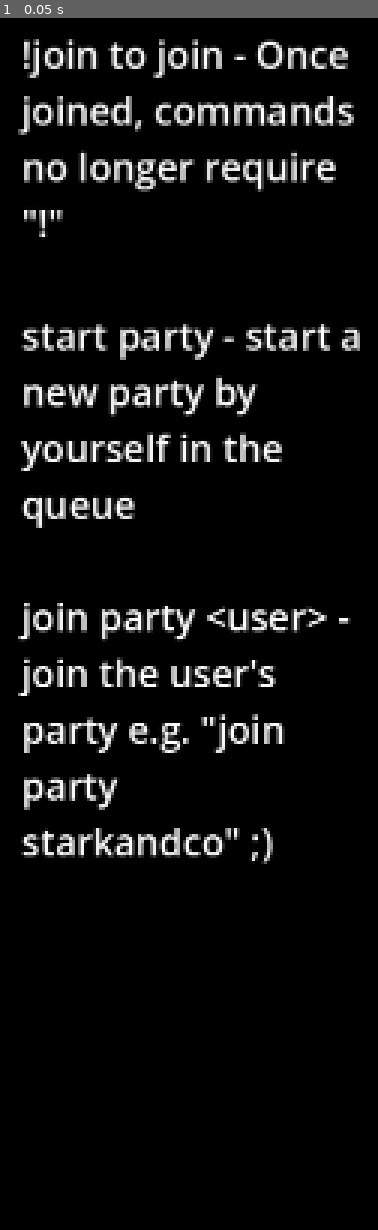
Above: before the commit, frame 1.
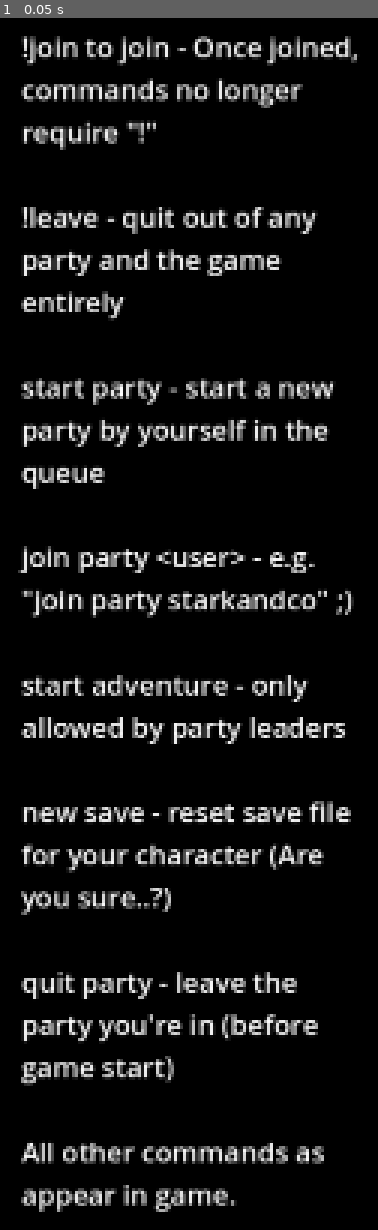
Above: after the commit, the same moment.

Repository: Starkandco/Twitch-RPG-Game
Game: Godot game, scene res://Core/main_scene.tscn
The game is run twice, just before and just after one commit, with the same random seed, the same clock (stepped at 60 frames per second) and the same inputs.
Inputs:
- Up to frame 1 (0.05 s): no input

The runs differ from the first frame. In frame 1, 21% of the frame differs, in the area x 4-96%, y 1-99%.

Commit message:
Minor fixes

Diff:
--- a/Chatters/Chatter/Player.gd
+++ b/Chatters/Chatter/Player.gd
@@ -33,11 +33,11 @@
 signal turn_over
 
 func _ready():
-	$Name.text = user
 	fight_UI.fight_started.connect(_toggle_combat)
 	fight_UI.fight_over.connect(_toggle_combat)
 	inventory.load_potions(potions)
 	turn_over.connect(_hide_name)
+	$Name.text = user
 	if name != "Player":
 		$Camera2D.enabled = false
 	else:
@@ -126,6 +126,7 @@
 func _return_dict_for_save():
 	var save_dict = {
 	"filename" : get_scene_file_path(),
+	"user" : user,
 	"attack" : strength,
 	"defense" : defense,
 	"health" : health,
@@ -190,7 +191,7 @@
 		turn_over.emit()
 
 func _can_use_magic(cost):
-	return mana - cost > 0
+	return mana - cost >= 0
 
 func _decrease_mana(value):
 	mana -= value
--- a/Core/main_scene.tscn
+++ b/Core/main_scene.tscn
@@ -70,12 +70,22 @@
 [node name="Label" type="Label" parent="UI/MarginContainer/VBoxContainer"]
 custom_minimum_size = Vector2(280, 0)
 layout_mode = 2
-theme_override_font_sizes/font_size = 30
+theme_override_font_sizes/font_size = 22
 text = "!join to join - Once joined, commands no longer require \"!\"
+
+!leave - quit out of any party and the game entirely
 
 start party - start a new party by yourself in the queue
 
-join party <user> - join the user's party e.g. \"join party starkandco\" ;)"
+join party <user> - e.g. \"join party starkandco\" ;)
+
+start adventure - only allowed by party leaders
+
+new save - reset save file for your character (Are you sure..?)
+
+quit party - leave the party you're in (before game start)
+
+All other commands as appear in game."
 autowrap_mode = 2
 
 [node name="PartyList" type="VBoxContainer" parent="UI/MarginContainer/VBoxContainer"]
--- a/Units/Enemy.gd
+++ b/Units/Enemy.gd
@@ -71,6 +71,8 @@
 		var move = select_move()
 		move.call(players)
 	else:
+		if shocked:
+			shocked = false
 		turn_over.emit()
 
 func turn_start_damage():
Not shown, removed: data/starkandco.save
